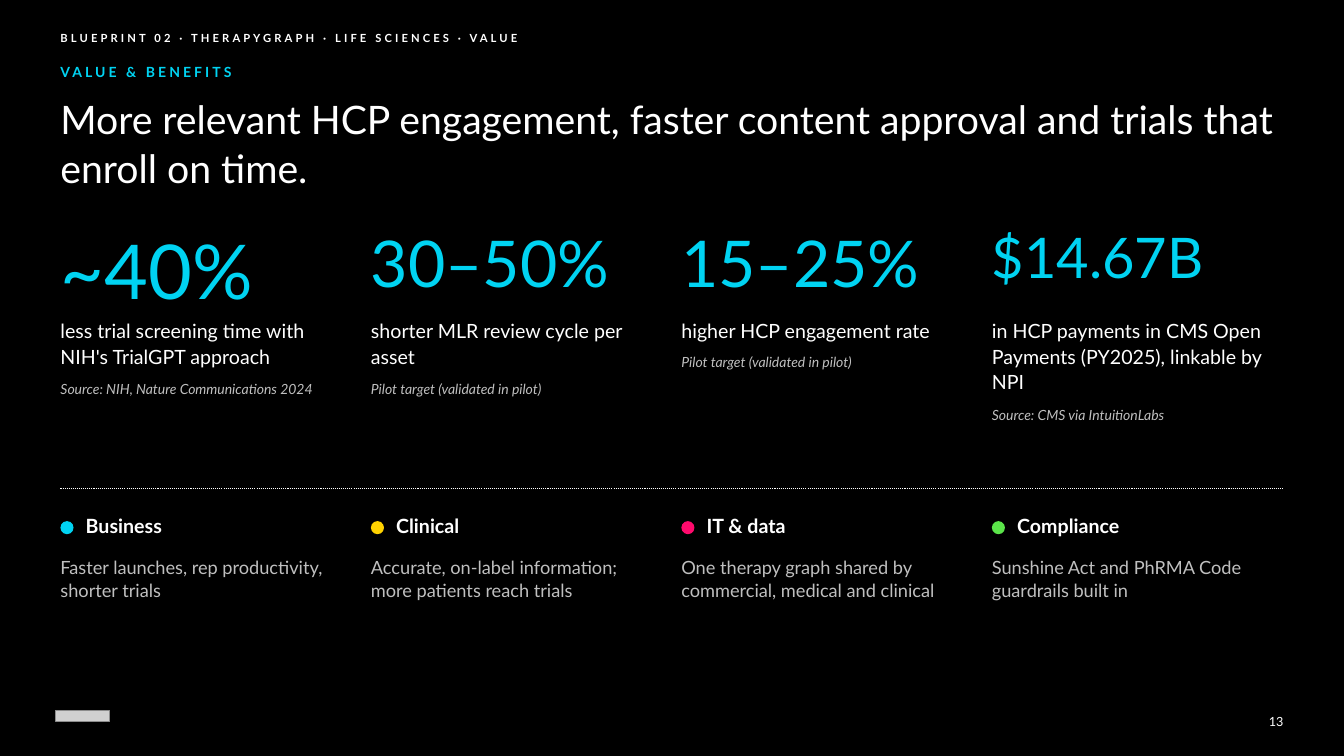
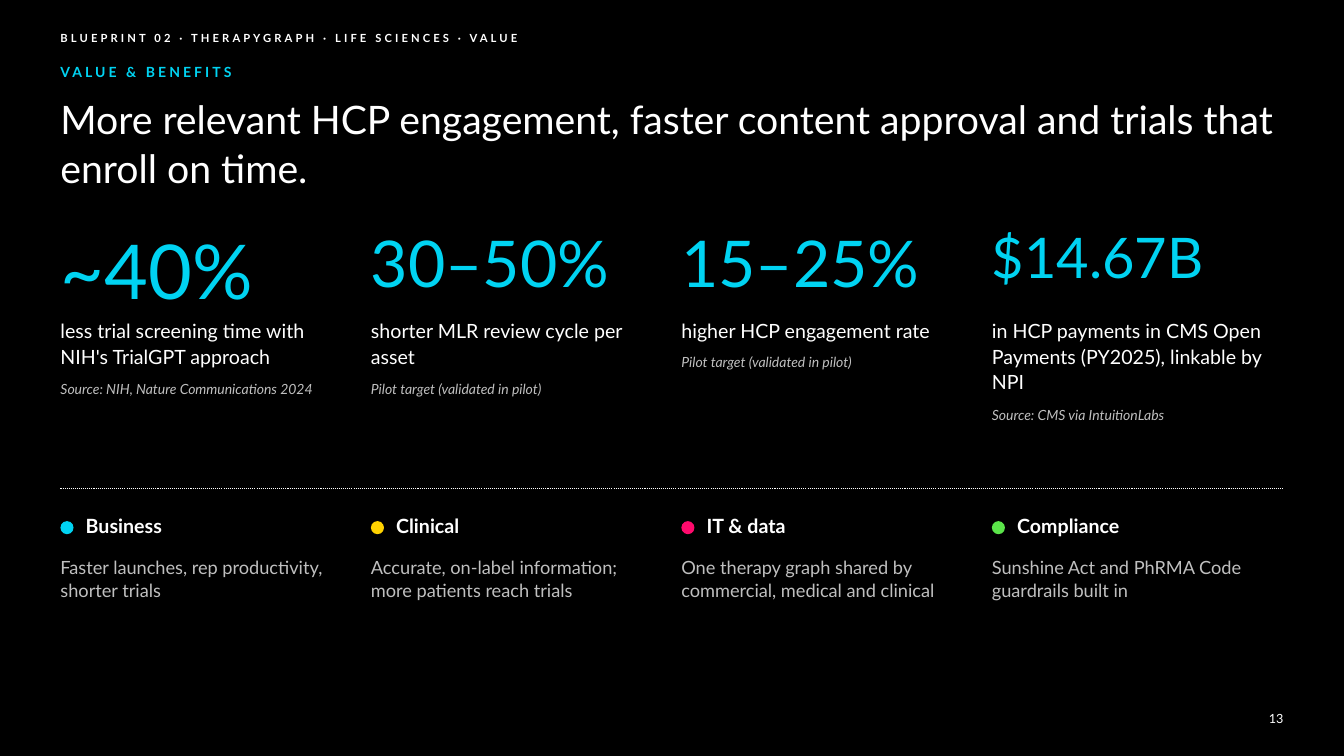
Before and after one commit to chintasurya/HealthcareCasestudies, a slide deck: slide 13 of deck/IG_Healthcare_AI_Solution_Blueprints.pptx. Drawn at 1344x756 pixels with LibreOffice and Linux fonts; fonts in the diff are those of the drawing; grey boxes stand for pictures; background and template pictures are left out. Boxes give left, top, right and bottom in pixels: in the first picture for what was removed or moved away, otherwise in the second. Text is boxed around its words. In the diff, an @@ line names an element or a change of style, - is before the commit and + after.

```diff
--- a/deck/IG_Healthcare_AI_Solution_Blueprints.pptx
+++ b/deck/IG_Healthcare_AI_Solution_Blueprints.pptx
@@ background #FFFFFF to #000000 @@
@@ rectangle removed at <box>0,0,1344,756</box> @@
@@ picture removed at <box>55,711,110,722</box> @@
@@ text removed at <box>1269,717,1284,726</box> @@
-13
@@ page number added at <box>1269,714,1284,723</box>, 9 pt, text #FFFFFF @@
+13
```
Also in this commit, not shown: 29 other slides changed, 4 other files.
